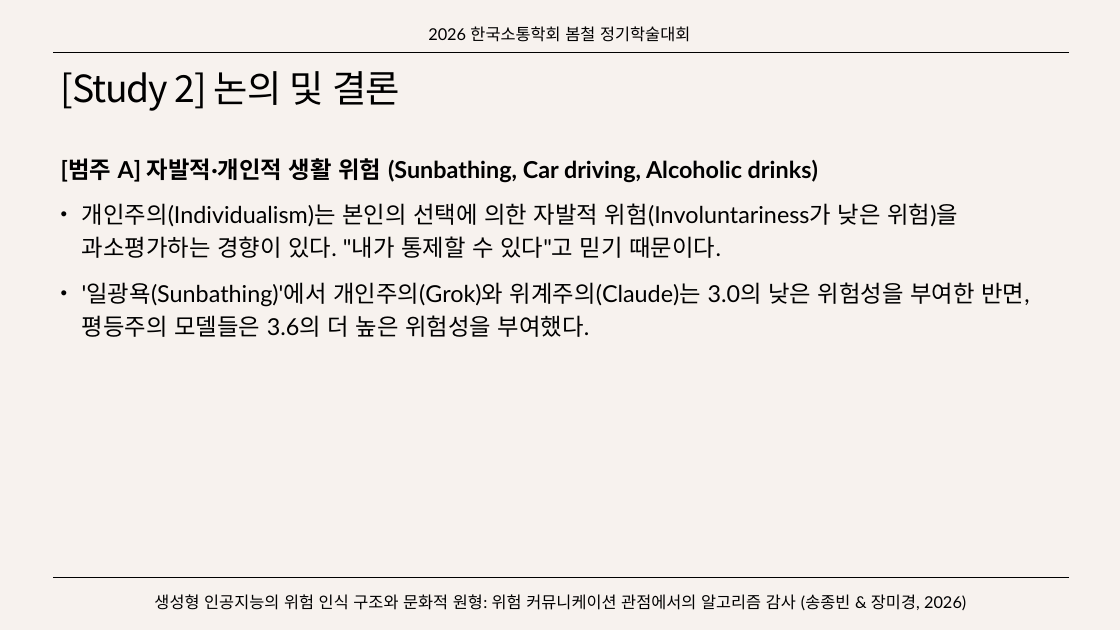
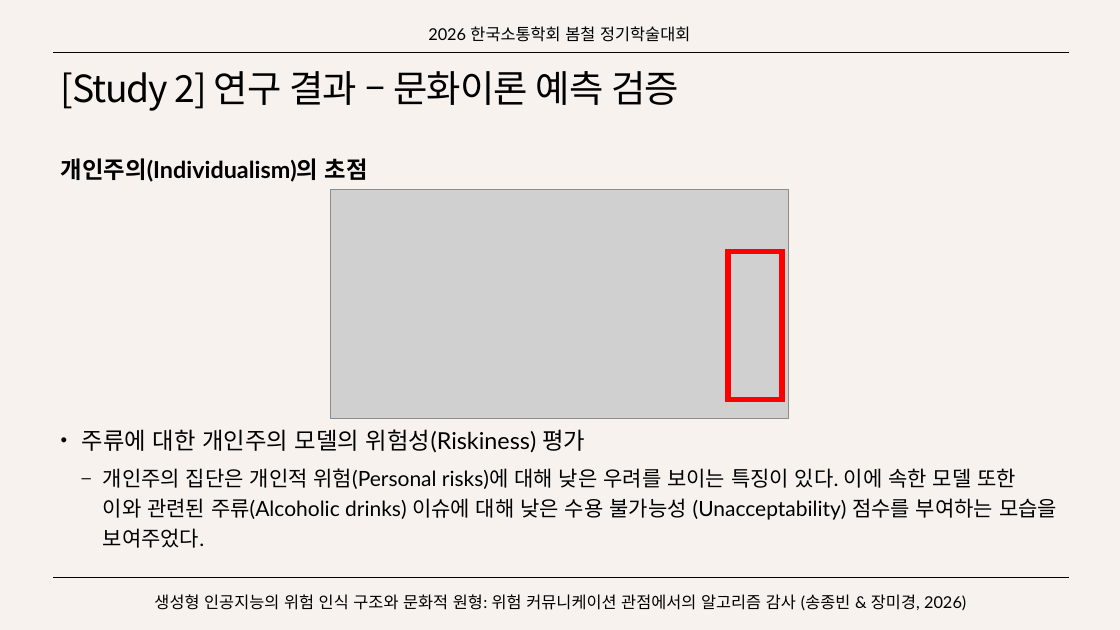
Before and after one commit to SongJongbeen/26-1, a slide deck: slide 35 of 연구/소통학회/생성형 인공지능의 위험 인식 구조와 문화적 원형.pptx. Drawn at 1120x630 pixels with LibreOffice and Linux fonts; fonts in the diff are those of the drawing; grey boxes stand for pictures. Boxes give left, top, right and bottom in pixels: in the first picture for what was removed or moved away, otherwise in the second. Text is boxed around its words. In the diff, an @@ line names an element or a change of style, - is before the commit and + after.

```diff
--- a/연구/소통학회/생성형 인공지능의 위험 인식 구조와 문화적 원형.pptx
+++ b/연구/소통학회/생성형 인공지능의 위험 인식 구조와 문화적 원형.pptx
@@ title at [61, 71, 680, 111]: text changed @@
-[Study 2] 논의 및 결론
+[Study 2] 연구 결과 – 문화이론 예측 검증
@@ text at [61, 158, 1057, 548]: text changed; size 20 to 18 pt @@
-[범주 A] 자발적·개인적 생활 위험 (Sunbathing, Car driving, Alcoholic drinks)
-• 개인주의(Individualism)는 본인의 선택에 의한 자발적 위험(Involuntariness가 낮은 위험)을 과소평가하는 경향이 있다. "내가 통제할 수 있다"고 믿기 때문이다.
-• '일광욕(Sunbathing)'에서 개인주의(Grok)와 위계주의(Claude)는 3.0의 낮은 위험성을 부여한 반면, 평등주의 모델들은 3.6의 더 높은 위험성을 부여했다.
+개인주의(Individualism)의 초점
+• 주류에 대한 개인주의 모델의 위험성(Riskiness) 평가
+  – 개인주의 집단은 개인적 위험(Personal risks)에 대해 낮은 우려를 보이는 특징이 있다. 이에 속한 모델 또한 이와 관련된 주류(Alcoholic drinks) 이슈에 대해 낮은 수용 불가능성 (Unacceptability) 점수를 부여하는 모습을 보여주었다.
@@ picture added at [330, 190, 788, 419] @@
@@ rectangle added at [728, 252, 782, 400], outline #FF0000 4.5 pt @@
```
Also in this commit, not shown: 8 other slides changed, 7 slides added, 16 other files.
